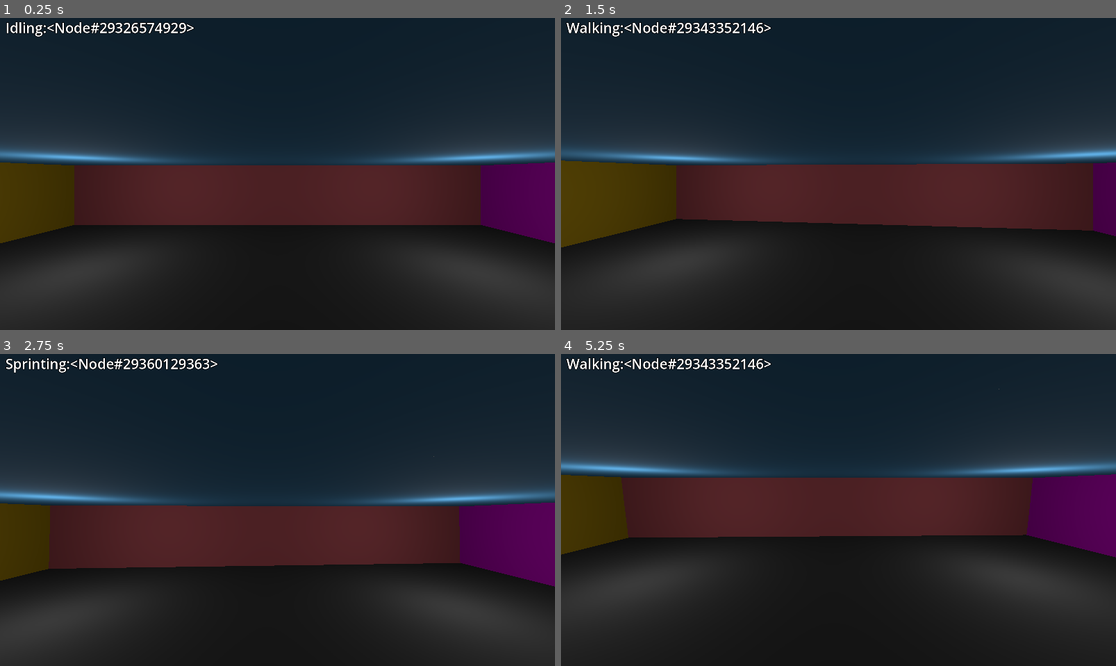
Above: before the commit, frames 1-4 (two rows, left to right).
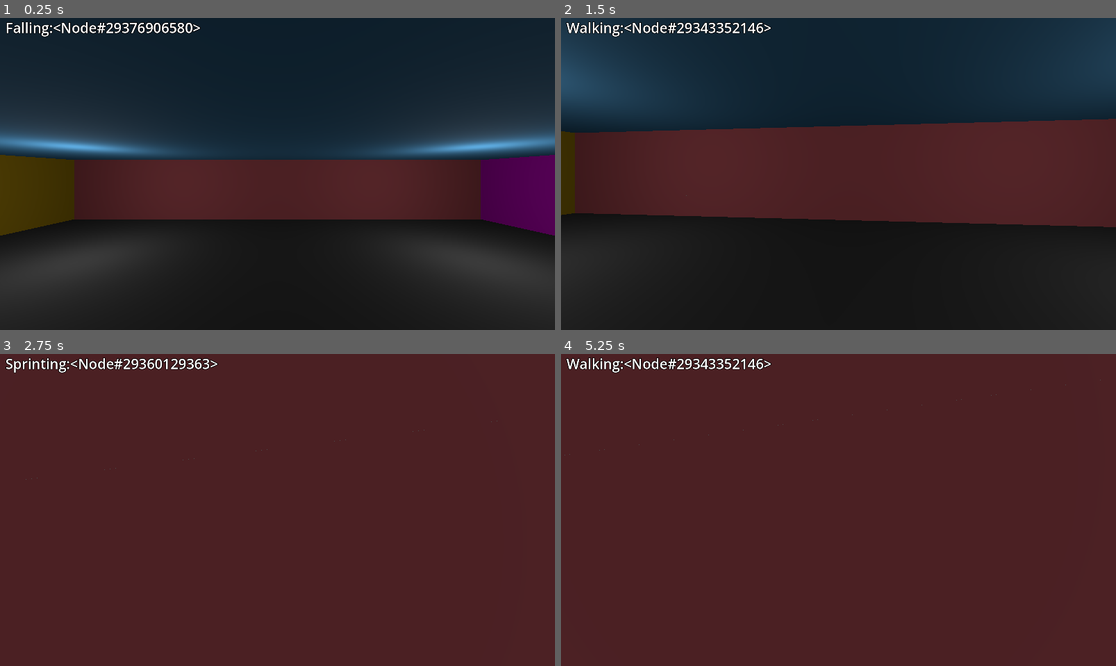
Above: after the commit, the same moments.

Repository: dreac0nic/acerola-jam-0-aberration
Game: Godot game, scene res://maps/dev/look_room.tscn
The game is run twice, just before and just after one commit, with the same random seed, the same clock (stepped at 60 frames per second) and the same inputs. The project has no main scene, so this scene is started directly.
Inputs (mouse positions are in pixels of both pictures, inside the frame that each line leads up to):
- Up to frame 1 (0.25 s): no input
- Up to frame 2 (1.5 s): move the mouse to (866, 174) at 0.52 s; hold W (move_forward) from 0.53 s (still down); tap Keypad 2 (look_down) at 0.6 s; tap Space (jump) at 0.77 s; move the mouse to (810, 174) at 1.27 s; tap Keypad 8 (look_up) at 1.35 s
- Up to frame 3 (2.75 s): keep holding W (move_forward); tap Space (jump) at 1.52 s; move the mouse to (288, 503) at 2.02 s; hold Shift (sprint) from 2.03 s (still down)
- Up to frame 4 (5.25 s): keep holding W (move_forward); tap Enter at 2.75, 4.25 s; move the mouse to (832, 516) at 2.77 s; release Shift (sprint) at 2.78 s; tap Keypad 2 (look_down) at 2.85, 5.1 s; tap Space (jump) at 3.02, 3.5, 3.77, 4.52, 5 s; move the mouse to (877, 513) at 3.52 s; tap Keypad 8 (look_up) at 3.6 s; move the mouse to (794, 506) at 4.27 s; tap Shift (sprint) at 4.35 s; move the mouse to (844, 510) at 5.02 s

The runs differ from the first frame. In frame 1, 8.8% of the frame differs, in the area x 0-100%, y 1-73%; in frame 2, 24%; in frame 3, 83%; in frame 4, 83%, in the area x 0-100%, y 0-100%.

Commit message:
Ode of a Typo

Diff:
--- a/actors/player/movement_state_controller.gd
+++ b/actors/player/movement_state_controller.gd
@@ -24,7 +24,7 @@
 	changed_state.emit(current_state)
 
 
-func _physical_process(delta: float):
+func _physics_process(delta: float):
 	var trans_state = current_state._move_physics_process(delta)
 
 	if trans_state:
